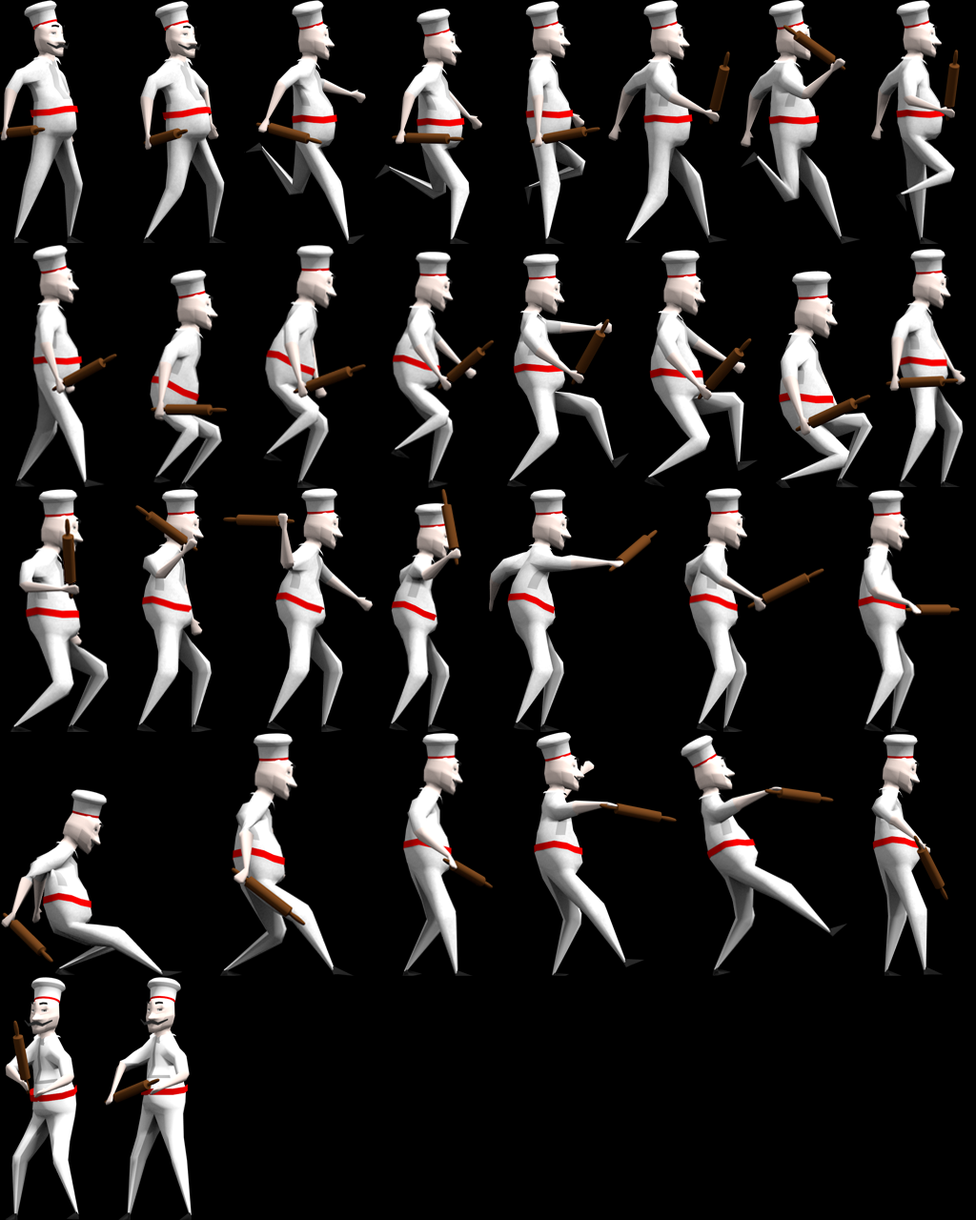
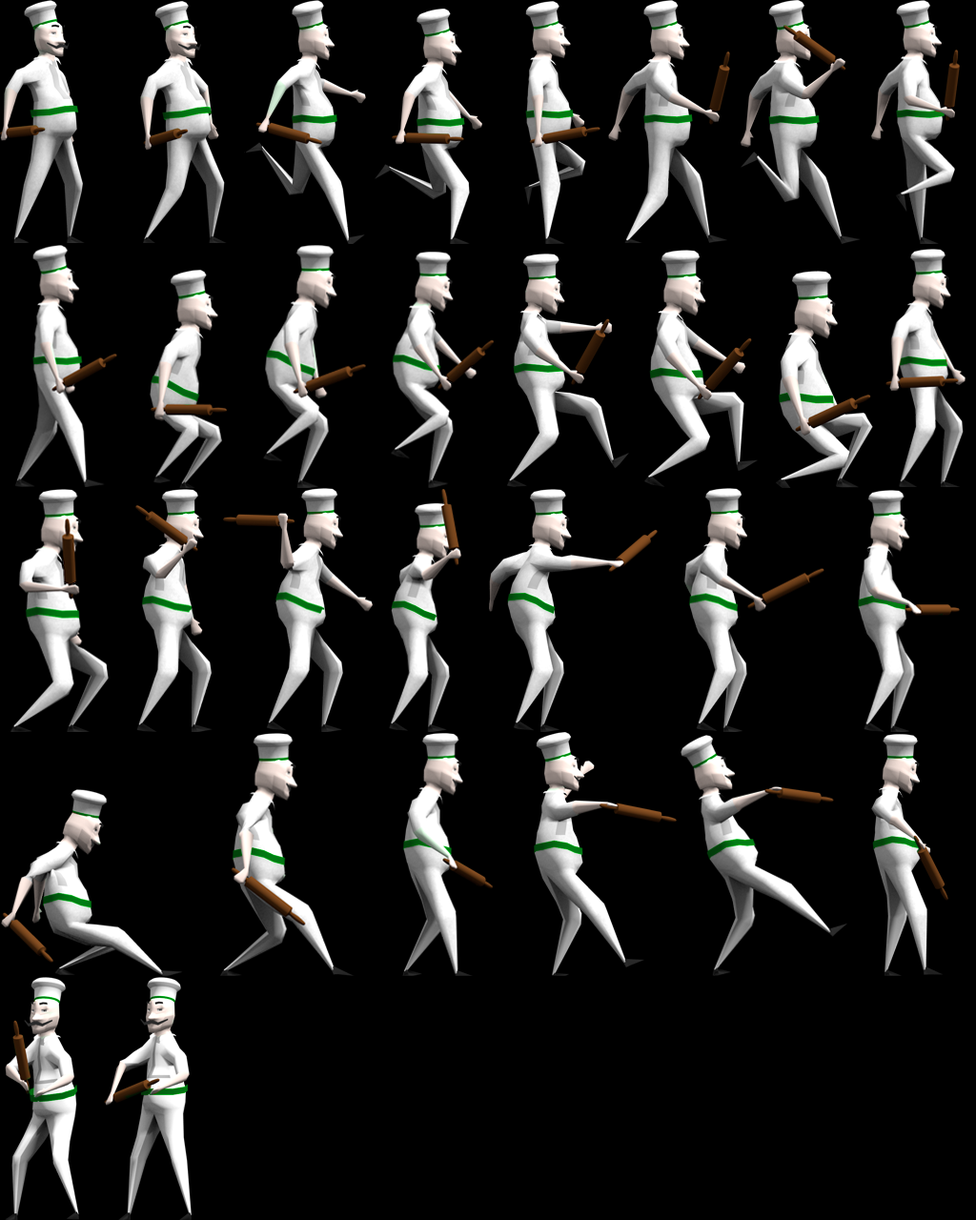
Layers edited between the first and the second (976, 1220) image:
showed "Layer 3" over bbox(3, 18, 952, 1105)
